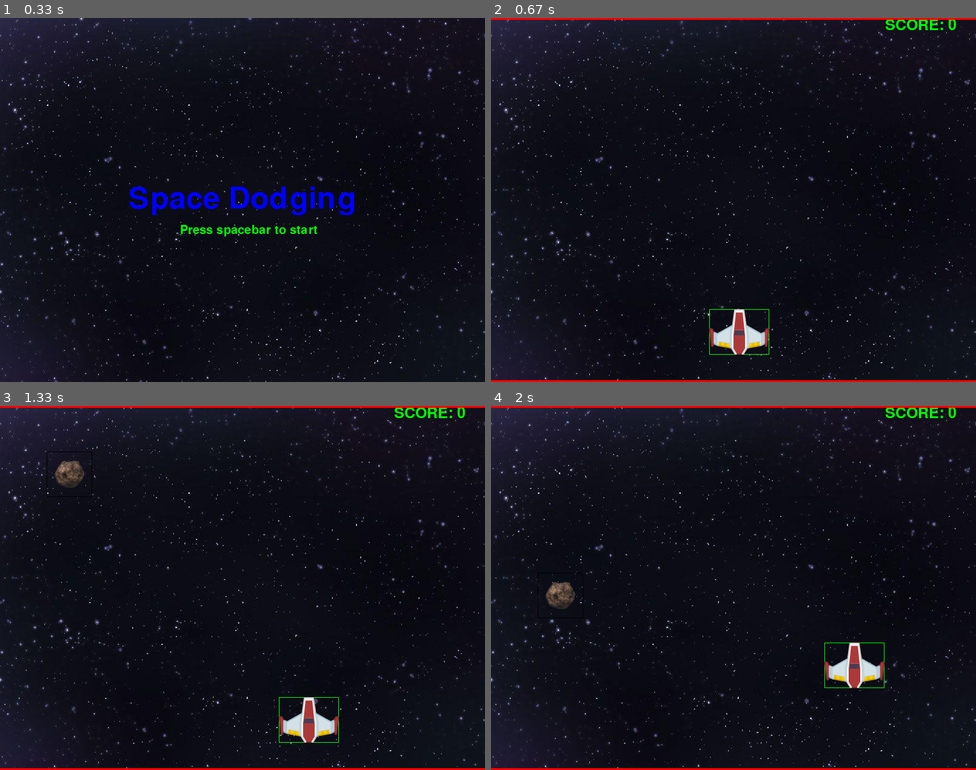
Above: before the commit, frames 1-4 (two rows, left to right).
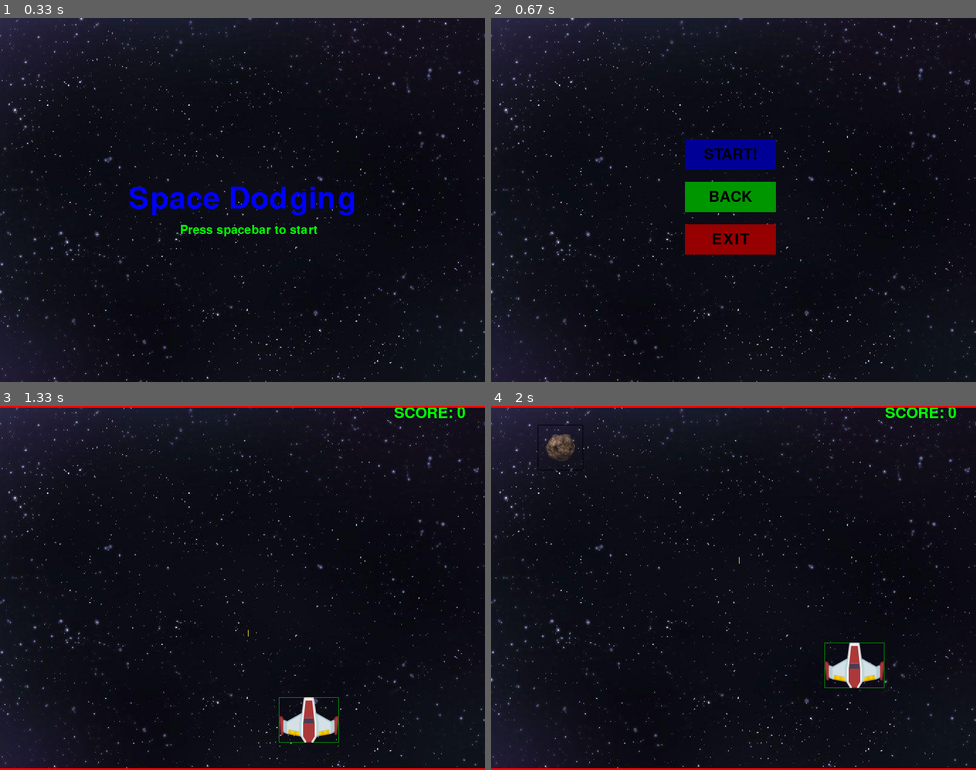
Above: after the commit, the same moments.

Repository: abhayMore/Pygame
Game: pygame game, started from main.py
The game is run twice, just before and just after one commit, with the same random seed, the same clock (stepped at 60 frames per second) and the same inputs. The source is Python 2; it was converted automatically to run under Python 3.
Inputs (mouse positions are in pixels of both pictures, inside the frame that each line leads up to):
- Up to frame 1 (0.33 s): no input
- Up to frame 2 (0.67 s): tap Space at 0.33 s
- Up to frame 3 (1.33 s): press the mouse at (237, 544) at 0.7 s; move the mouse to (160, 500) at 0.8 s; release the mouse at (82, 460) at 0.93 s; hold Right from 1 s (still down); move the mouse to (383, 617) at 1.03 s; tap Space at 1.07 s
- Up to frame 4 (2 s): tap Space at 1.37, 1.57, 1.9 s; release Right at 1.47 s; hold Up 1.5-1.8 s; hold Right from 1.83 s (still down)

Frame 1 is identical in both runs. In frame 2, 6.5% of the frame differs, in the area x 0-100%, y 0-100%; in frame 3, 0.4%; in frame 4, 0.8%.

Commit message:
added menu, bullets ,bullet collsion

Diff:
--- a/main.py
+++ b/main.py
@@ -4,20 +4,26 @@
 
 pygame.init()
 
-window_width = 800
+window_width = 800		#display size
 window_height = 600
 
-ship_width = 99
+ship_width = 99			#ship size
 ship_height = 75
 
-a_width = 75
+a_width = 75			#asteroid size
 a_height = 75
 
 black = (0,0,0)
 white = (255,255,255)
-red = (255,0,0)
-green = (0,255,0)
-blue = (0,0,255)
+
+red = (150,0,0)
+bred = (255,0,0)		#b = bright
+green = (0,150,0)
+bgreen = (0,255,0)
+blue = (0,0,150)
+bblue = (0,0,255)
+
+yellow = (250,234,35)
 
 game = pygame.display.set_mode((window_width,window_height))
 pygame.display.set_caption('Space Dodging')
@@ -29,9 +35,37 @@
 asteroid = pygame.image.load('asteroid.png')
 sshipimg = pygame.image.load('ship.png')
 
+
+def buttons(msg,x,y,w,h,ic,ac,action = None):
+    mouse = pygame.mouse.get_pos()
+    click = pygame.mouse.get_pressed()
+    if x+w > mouse[0] > x and y + h > mouse[1] > y  :
+		pygame.draw.rect(game, ac,[x,y,w,h])
+		if click[0] ==1 and action != None:
+			if action == "play":
+				game_loop()
+			elif action == "back":
+				intro()
+			elif action == "quit":
+				pygame.quit()
+				quit()
+
+    else :
+		pygame.draw.rect(game, ic,[x,y,w,h])
+
+    smalltxt = pygame.font.Font("freesansbold.ttf",25)
+    txtsurf, txtrect = text_objects(msg, smalltxt,black)
+    txtrect.center = ((x + (w/2)),(y + (h/2)))
+    game.blit(txtsurf, txtrect)
+
+
+
+def bullets(b1,b2,b3,b4,colour):
+    pygame.draw.line(game, yellow, (b1,b2),(b3,b4),1)
+
 def scorecard(count):			#scorecard count
     font = pygame.font.Font('freesansbold.ttf', 25)
-    text = font.render("SCORE: "+str(count), True, green)
+    text = font.render("SCORE: "+str(count), True, bgreen)
     game.blit(text,(650,0))
 
 def bground(a,b):			#background image
@@ -57,6 +91,9 @@
     time.sleep(2)
 
     game_loop()
+
+def hit():
+    message_display('HIT')
 
 def crash():
     message_display('You Crashed')
@@ -67,41 +104,62 @@
 		for event in pygame.event.get():
 			if event.type == pygame.KEYDOWN:
 				if event.key == pygame.K_SPACE:
-					game_loop()
+					menu()
 			if event.type == pygame.QUIT:
 				pygame.quit()
 				quit()
 		bground(0,0)
 		Ltxt = pygame.font.Font('freesansbold.ttf',50)
-		TextSurf, TextRect =text_objects("Space Dodging", Ltxt, blue)
+		TextSurf, TextRect =text_objects("Space Dodging", Ltxt, bblue)
     		TextRect.center = ((window_width/2),(window_height/2))
     		game.blit(TextSurf, TextRect)
 
 		Stxt = pygame.font.Font('freesansbold.ttf',20)
-		TextSurf, TextRect =text_objects("Press spacebar to start", Stxt, green)
+		TextSurf, TextRect =text_objects("Press spacebar to start", Stxt, bgreen)
 		TextRect.center = ((window_width/2 + 10),(window_height/2 + 50))
 		game.blit(TextSurf, TextRect)
 		pygame.display.update()
-		clock.tick(10)
+		clock.tick(60)
+def menu():
+	menu = True
+	while True :
+		for event in pygame.event.get():
+			if event.type == pygame.QUIT:
+				pygame.quit()
+				quit()
+		bground(0,0)
+		buttons("START!",320,200,150,50,blue,bblue,"play")
+		buttons("BACK",320,270,150,50,green,bgreen,"back")
+		buttons("EXIT",320,340,150,50,red,bred,"quit")
+
+
+		pygame.display.update()
+		clock.tick(60)
 
 
 def game_loop():
 
     ax= random.randrange(0,window_width)
     ay=-200
-    a_speed = 5
+    a_speed = 3
 
     x = (window_width * 0.45)
     y = (window_height * 0.8)
 
     x_change = 0
-    y_change= 0
-
+    y_change = 0
+
+    b_1 = x + (ship_width/2)
+    b_2 = y
+    b_3 = x + (ship_width/2)
+    b_4 = y + 10
     score = 0
 
     gameExit = False
 
     while not gameExit:
+	  bground(0,0)
+	  bullets(b_1,b_2,b_3,b_4,yellow)
           for event in pygame.event.get():
               if event.type==pygame.QUIT:
                  pygame.quit()
@@ -115,29 +173,35 @@
                       y_change = 5
                  elif event.key == pygame.K_UP:
                       y_change = -5
+		 elif event.key == pygame.K_SPACE:
+		      bullets(x+ ship_width/2,y,x+ ship_width/2,y+10,yellow)
+
               if event.type == pygame.KEYUP:
                  if event.key == pygame.K_LEFT or event.key == pygame.K_RIGHT:
                     x_change = 0
                  if event.key == pygame.K_UP or event.key == pygame.K_DOWN:
                     y_change = 0
 
-
+	  b_2 -= 3
+	  b_4 -= 3
           x += x_change
           y += y_change
 
-          bground(0,0)
+
 
           pygame.draw.rect(game, black, [ax,ay,a_width,a_height],1)
+
 	  aroid(ax,ay)
 	  ay += a_speed
 
 	  scorecard(score)
 
 	  pygame.draw.rect(game, green, [x,y,ship_width,ship_height],1)
-          sship(x,y)
-
-	  pygame.draw.line(game, red, (0,0),(800,0), 4)
-	  pygame.draw.line(game, red, (0,600),(800,600), 8)
+
+    	  sship(x,y)
+
+	  pygame.draw.line(game, bred, (0,0),(800,0), 4)		#boundary..
+	  pygame.draw.line(game, bred, (0,600),(800,600), 8)		#..lines
 
 
           if x + ship_width < 0 :
@@ -154,7 +218,16 @@
 	     ax= random.randrange(0,window_width)
 	     score += 1
 
-          if (y < (ay + a_height) and (y > ay)) or ((y + ship_height > ay) and (y + ship_height) < (ay + a_height)):
+	  if b_4 < 0 :
+	     b_1 =x +ship_width/2
+	     b_3 =x +ship_width/2
+	     b_2=y
+	     b_4=y+10
+
+	  if b_2 < ay + a_height - 5 and b_1 > ax and b_1 < ax + a_width - 5:
+		hit()
+
+	  if (y < (ay + a_height) and (y > ay)) or ((y + ship_height > ay) and (y + ship_height) < (ay + a_height)):
 	     if x < ax and x > ax + a_width or x +ship_width > ax and x < ax + a_width:
 		crash()
 
@@ -162,6 +235,7 @@
           clock.tick(60)
 
 intro()
+menu()
 game_loop()
 pygame.quit()
 quit()
